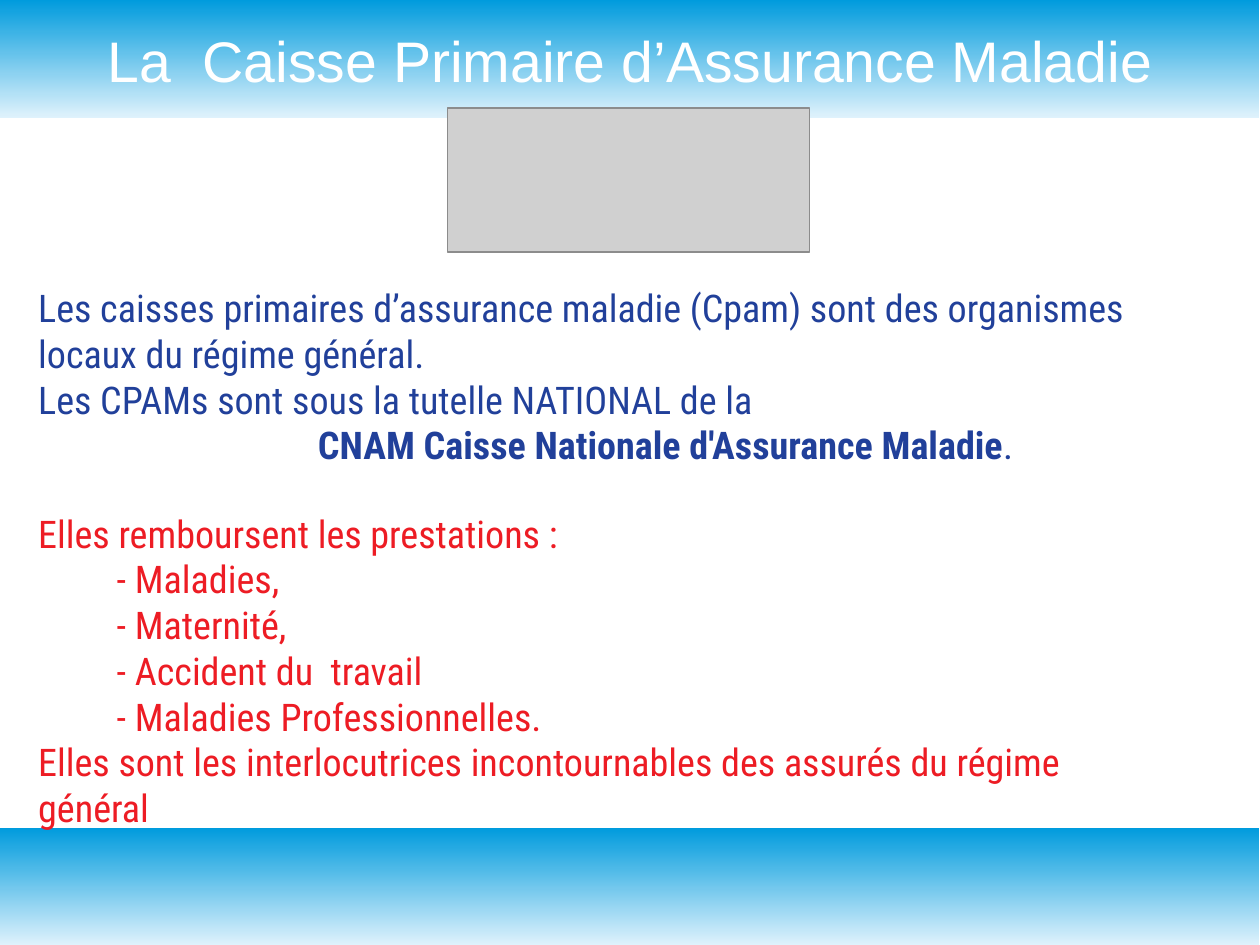
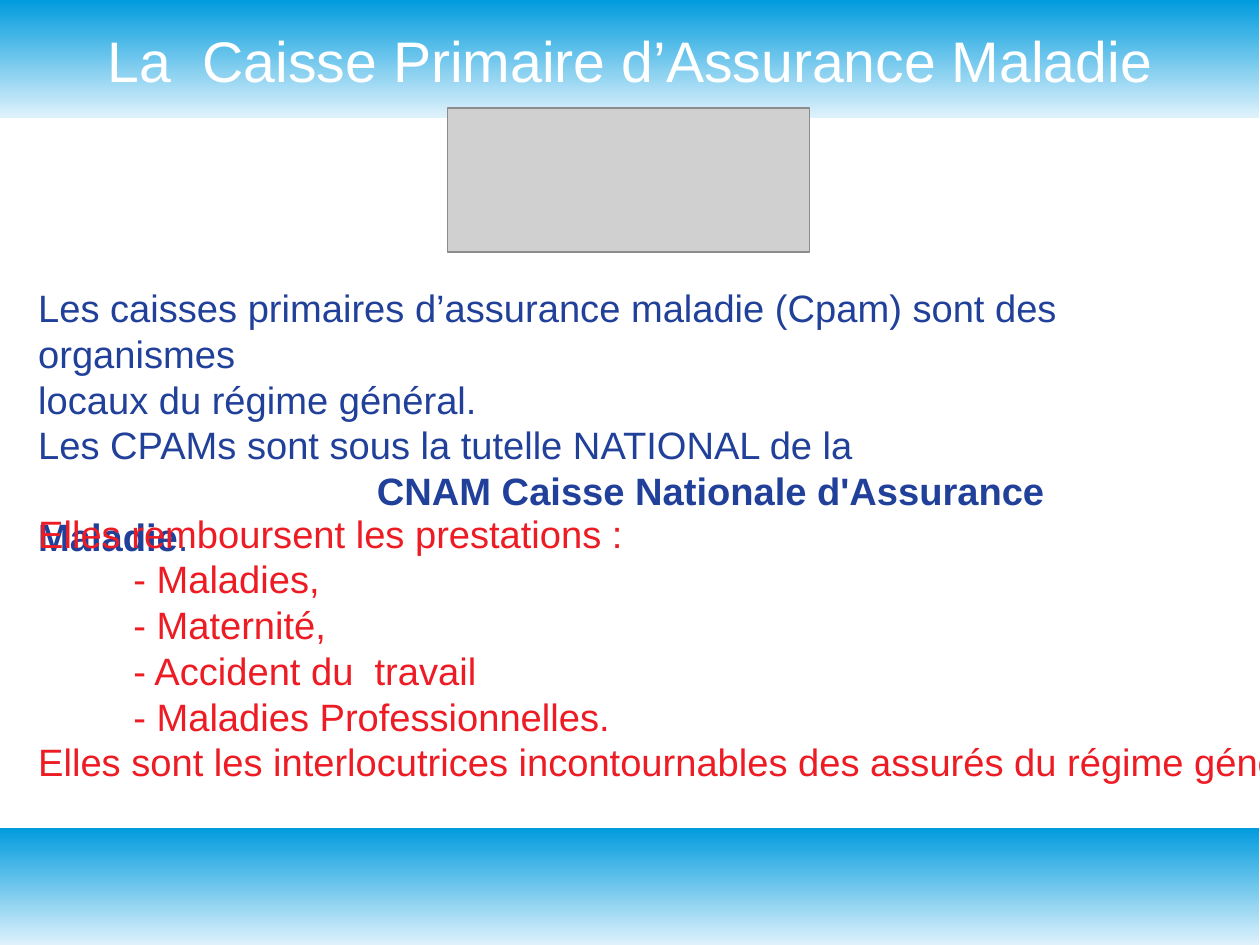
Before and after one commit to heylve/current, a slide deck: slide 2 of Admin_generale/emergence/Pres_germe_21_10_19.odp. Drawn at 1260x945 pixels with LibreOffice and Linux fonts; fonts in the diff are those of the drawing; grey boxes stand for pictures. Boxes give left, top, right and bottom in pixels: in the first picture for what was removed or moved away, otherwise in the second. Text is boxed around its words. In the diff, an @@ line names an element or a change of style, - is before the commit and + after.

```diff
--- a/Admin_generale/emergence/Pres_germe_21_10_19.odp
+++ b/Admin_generale/emergence/Pres_germe_21_10_19.odp
@@ text "Les caisses primaires d’assurance maladie ..." at [38,294,1056,552]: font Roboto Condensed to Arial @@
@@ text "Elles remboursent les prestations :" at [38,518,1183,784]: font Roboto Condensed to Arial @@
```
Also in this commit, not shown: 2 other slides changed.
